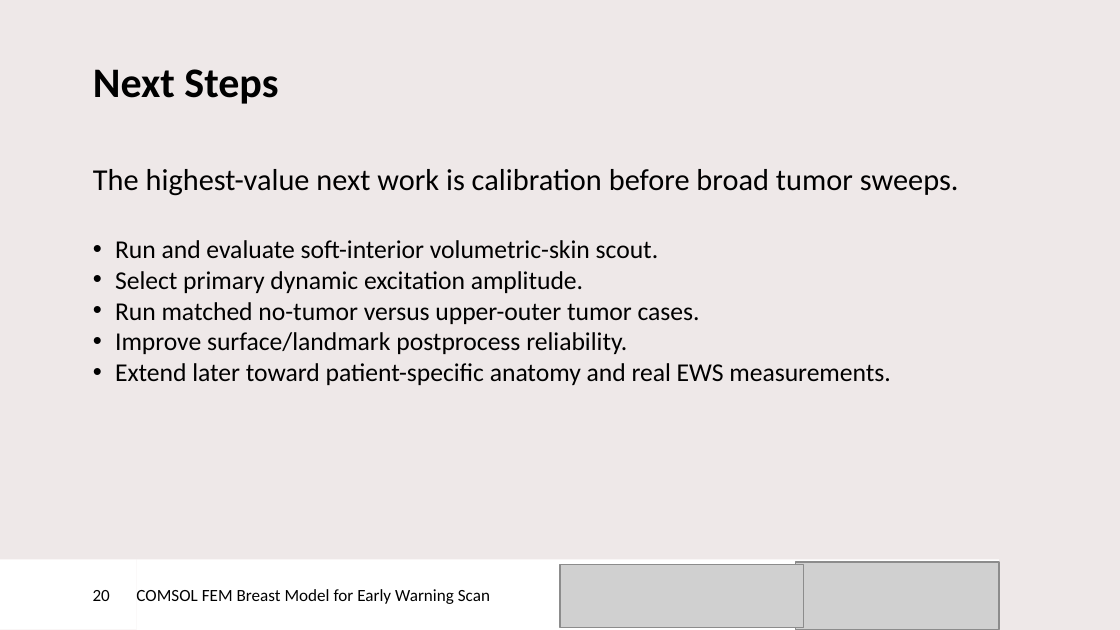
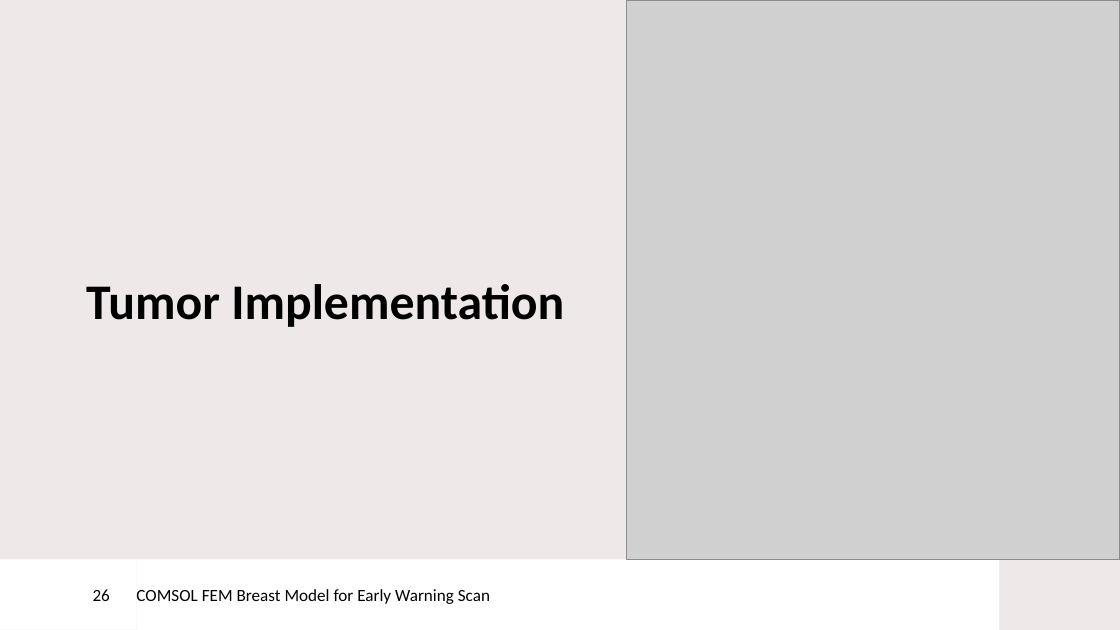
Before and after one commit to DaanKuijpers11/ews-comsol-breast-fem, a slide deck: slide 26 of docs/presentation/Early Warning Scan intership presentation - Daan Kuijpers.pptx (slide 20 before the commit). Drawn at 1120x630 pixels with LibreOffice and Linux fonts; fonts in the diff are those of the drawing; grey boxes stand for pictures; background and template pictures are left out. Boxes give left, top, right and bottom in pixels: in the first picture for what was removed or moved away, otherwise in the second. Text is boxed around its words. In the diff, an @@ line names an element or a change of style, - is before the commit and + after.

```diff
--- a/docs/presentation/Early Warning Scan intership presentation - Daan Kuijpers.pptx
+++ b/docs/presentation/Early Warning Scan intership presentation - Daan Kuijpers.pptx
@@ picture added at bbox=[626, 0, 1120, 559] @@
@@ title removed at bbox=[93, 69, 278, 104] @@
-Next Steps
@@ text removed at bbox=[93, 169, 959, 385] @@
-The highest-value next work is calibration before broad tumor sweeps.
-    • Run and evaluate soft-interior volumetric-skin scout.
-    • Select primary dynamic excitation amplitude.
-    • Run matched no-tumor versus upper-outer tumor cases.
-    • Improve surface/landmark postprocess reliability.
-    • Extend later toward patient-specific anatomy and real EWS measurements.
@@ title added at bbox=[86, 284, 564, 327], 32 pt, text #000000, bold @@
+Tumor Implementation
@@ rectangle "COMSOL FEM Breast Model for ..." at bbox=[137, 560, 999, 630]: more space between paragraphs @@
@@ picture removed at bbox=[560, 564, 804, 628] @@
@@ picture removed at bbox=[795, 562, 999, 630] @@
@@ page number at bbox=[93, 589, 110, 601]: text changed @@
-20
+26
```
Also in this commit, not shown: 15 other slides changed, 18 slides added, 5 slides removed, 9 other files.
